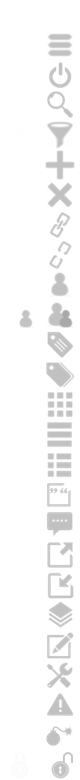
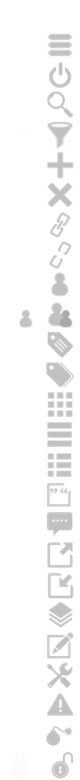
The second (80, 780) image is a revision of the first. Changes to its layers:
added layer "Pasted Layer #2" above "Pasted Layer #1" over <box>46,151,75,180</box>
painted on "Pasted Layer #1" over <box>45,150,75,180</box>
